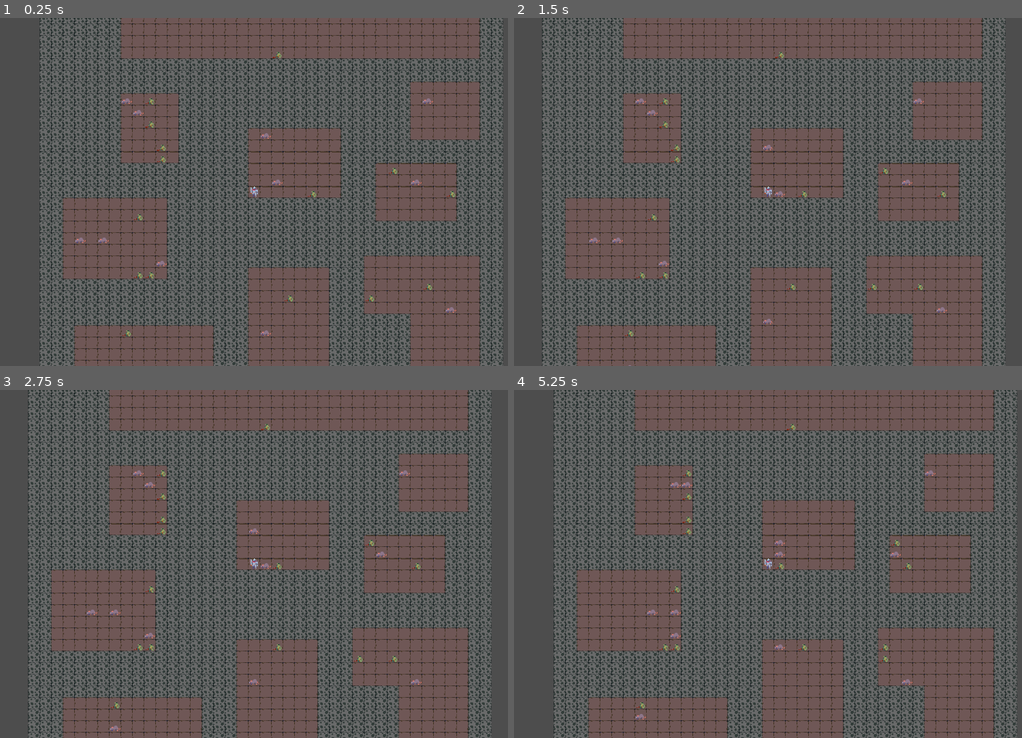
Above: before the commit, frames 1-4 (two rows, left to right).
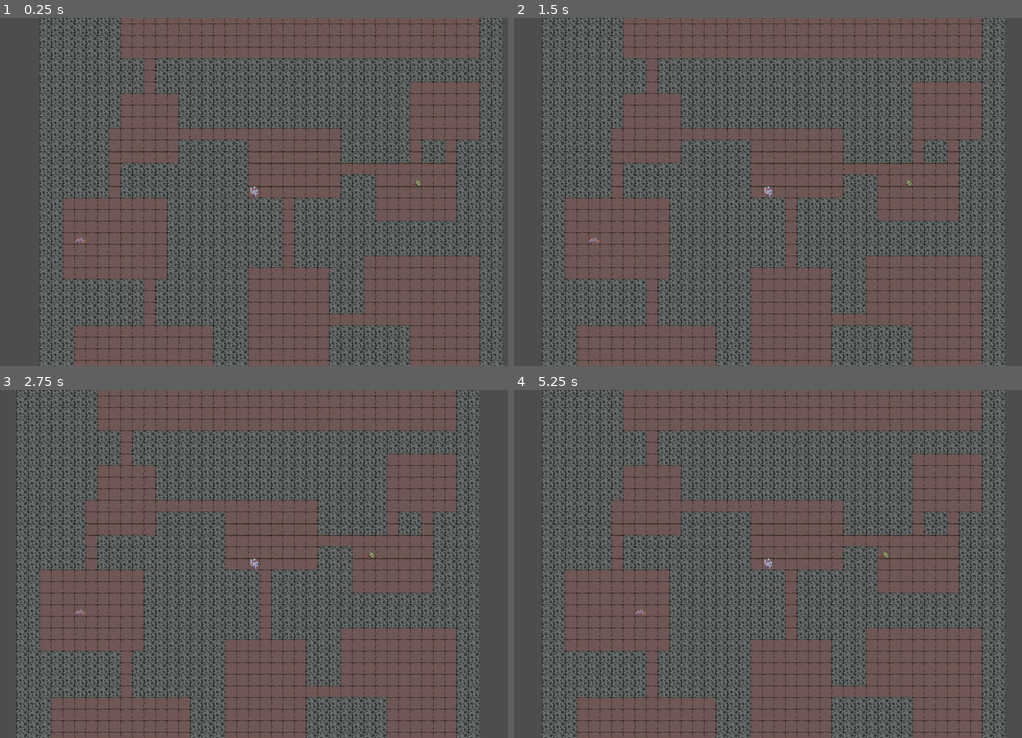
Above: after the commit, the same moments.

Repository: LECahill/roguelike-game
Game: Godot game, scene res://scenes/game.tscn
The game is run twice, just before and just after one commit, with the same random seed, the same clock (stepped at 60 frames per second) and the same inputs.
Inputs:
- Up to frame 1 (0.25 s): no input
- Up to frame 2 (1.5 s): tap Enter at 0.5 s; hold D (move_right) 0.53-1.28 s; tap Space at 1.25 s; hold S (move_down) from 1.28 s (still down)
- Up to frame 3 (2.75 s): tap Enter at 2 s; release S (move_down) at 2.03 s; hold D (move_right) from 2.03 s (still down)
- Up to frame 4 (5.25 s): tap Space at 2.75, 4.25 s; release D (move_right) at 2.78 s; hold W (move_up) 2.78-3.53 s; tap Enter at 3.5 s; hold A (move_left) 3.53-5.03 s; hold S (move_down) from 5.03 s (still down)

The runs differ from the first frame. In frame 1, 1.7% of the frame differs, in the area x 19-90%, y 9-92%; in frame 2, 1.7%; in frame 3, 8.3%; in frame 4, 8.5%, in the area x 5-100%, y 0-100%.

Commit message:
added corridor spawning

Diff:
--- a/scenes/game.tscn
+++ b/scenes/game.tscn
@@ -13,54 +13,4 @@
 
 [node name="Rat" parent="." unique_id=1356961694 instance=ExtResource("3_lnu2h")]
 
-[node name="Rat2" parent="." unique_id=1652122212 instance=ExtResource("3_lnu2h")]
-
-[node name="Rat3" parent="." unique_id=1027668010 instance=ExtResource("3_lnu2h")]
-
-[node name="Rat4" parent="." unique_id=935492729 instance=ExtResource("3_lnu2h")]
-
-[node name="Rat5" parent="." unique_id=318386213 instance=ExtResource("3_lnu2h")]
-
-[node name="Rat7" parent="." unique_id=1911240527 instance=ExtResource("3_lnu2h")]
-
-[node name="Rat8" parent="." unique_id=131835271 instance=ExtResource("3_lnu2h")]
-
-[node name="Rat9" parent="." unique_id=249354184 instance=ExtResource("3_lnu2h")]
-
-[node name="Rat10" parent="." unique_id=1244282117 instance=ExtResource("3_lnu2h")]
-
-[node name="Rat11" parent="." unique_id=1412801655 instance=ExtResource("3_lnu2h")]
-
-[node name="Rat12" parent="." unique_id=190435511 instance=ExtResource("3_lnu2h")]
-
-[node name="Rat6" parent="." unique_id=1968810660 instance=ExtResource("3_lnu2h")]
-
 [node name="Goblin" parent="." unique_id=741628058 instance=ExtResource("4_lbhrr")]
-
-[node name="Goblin2" parent="." unique_id=1527762582 instance=ExtResource("4_lbhrr")]
-
-[node name="Goblin3" parent="." unique_id=826738652 instance=ExtResource("4_lbhrr")]
-
-[node name="Goblin4" parent="." unique_id=885344497 instance=ExtResource("4_lbhrr")]
-
-[node name="Goblin5" parent="." unique_id=2028578774 instance=ExtResource("4_lbhrr")]
-
-[node name="Goblin6" parent="." unique_id=1953526733 instance=ExtResource("4_lbhrr")]
-
-[node name="Goblin7" parent="." unique_id=750874620 instance=ExtResource("4_lbhrr")]
-
-[node name="Goblin8" parent="." unique_id=741632543 instance=ExtResource("4_lbhrr")]
-
-[node name="Goblin9" parent="." unique_id=1542320163 instance=ExtResource("4_lbhrr")]
-
-[node name="Goblin10" parent="." unique_id=1445854976 instance=ExtResource("4_lbhrr")]
-
-[node name="Goblin11" parent="." unique_id=750382276 instance=ExtResource("4_lbhrr")]
-
-[node name="Goblin12" parent="." unique_id=1447354900 instance=ExtResource("4_lbhrr")]
-
-[node name="Goblin13" parent="." unique_id=1266735537 instance=ExtResource("4_lbhrr")]
-
-[node name="Goblin14" parent="." unique_id=1178547483 instance=ExtResource("4_lbhrr")]
-
-[node name="Goblin15" parent="." unique_id=770391897 instance=ExtResource("4_lbhrr")]
--- a/scripts/dungeon_manager.gd
+++ b/scripts/dungeon_manager.gd
@@ -20,10 +20,11 @@
 	var right: BSPNode
 	var room: Rect2i
 
+# creates BSP tree from a root node
 func split_node(node: BSPNode):
 	var room_width = node.x2 - node.x1
 	var room_height = node.y2 - node.y1
-	if room_width <= min_partition_size or room_height <= min_partition_size: #this carves out a room
+	if room_width <= min_partition_size or room_height <= min_partition_size: #leaf node
 		var max_w = node.x2 - node.x1 - (padding * 2)
 		var max_h = node.y2 - node.y1 - (padding * 2)
 		var room_w = randi_range(min_room_size, max(min_room_size, max_w))
@@ -59,8 +60,15 @@
 			node.left = left_node
 			node.right = right_node
 
+			#recursive steps
 			split_node(left_node)
 			split_node(right_node)
+
+			var room_a = get_room(left_node)
+			var room_b = get_room(right_node)
+			var center_a = Vector2i(room_a.position.x + room_a.size.x / 2, room_a.position.y + room_a.size.y / 2)
+			var center_b = Vector2i(room_b.position.x + room_b.size.x / 2, room_b.position.y + room_b.size.y / 2)
+			carve_corridor(center_a, center_b)
 
 		else: #split along y axis
 			var split = randi_range(node.y1 + min_partition_size, node.y2 - min_partition_size)
@@ -79,8 +87,33 @@
 			node.left = left_node
 			node.right = right_node
 
+			#recursive steps
 			split_node(left_node)
 			split_node(right_node)
+
+			var room_a = get_room(left_node)
+			var room_b = get_room(right_node)
+			var center_a = Vector2i(room_a.position.x + room_a.size.x / 2, room_a.position.y + room_a.size.y / 2)
+			var center_b = Vector2i(room_b.position.x + room_b.size.x / 2, room_b.position.y + room_b.size.y / 2)
+			carve_corridor(center_a, center_b)
+
+func get_room(node: BSPNode) -> Rect2i:
+	if node.room.size != Vector2i.ZERO:
+		return node.room
+	return get_room(node.left) # just need any room from subtree, left or right doesnt matter
+
+func carve_corridor(a: Vector2i, b: Vector2i):
+	# horizontal
+	var x_start = min(a.x, b.x)
+	var x_end = max(a.x, b.x)
+	for x in range(x_start, x_end + 1):
+		grid[a.y][x] = 0
+
+	# vertical
+	var y_start = min(a.y, b.y)
+	var y_end = max(a.y, b.y)
+	for y in range(y_start, y_end + 1):
+		grid[y][b.x] = 0
 
 func generate_dungeon():
 	#grid creation
